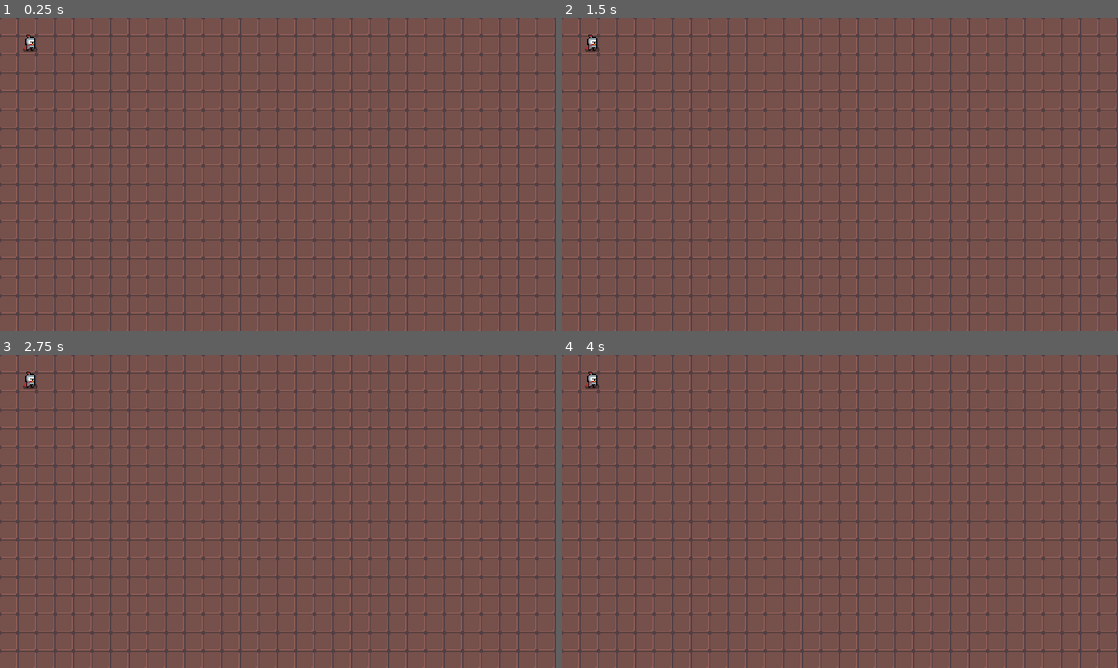
Above: before the commit, frames 1-4 (two rows, left to right).
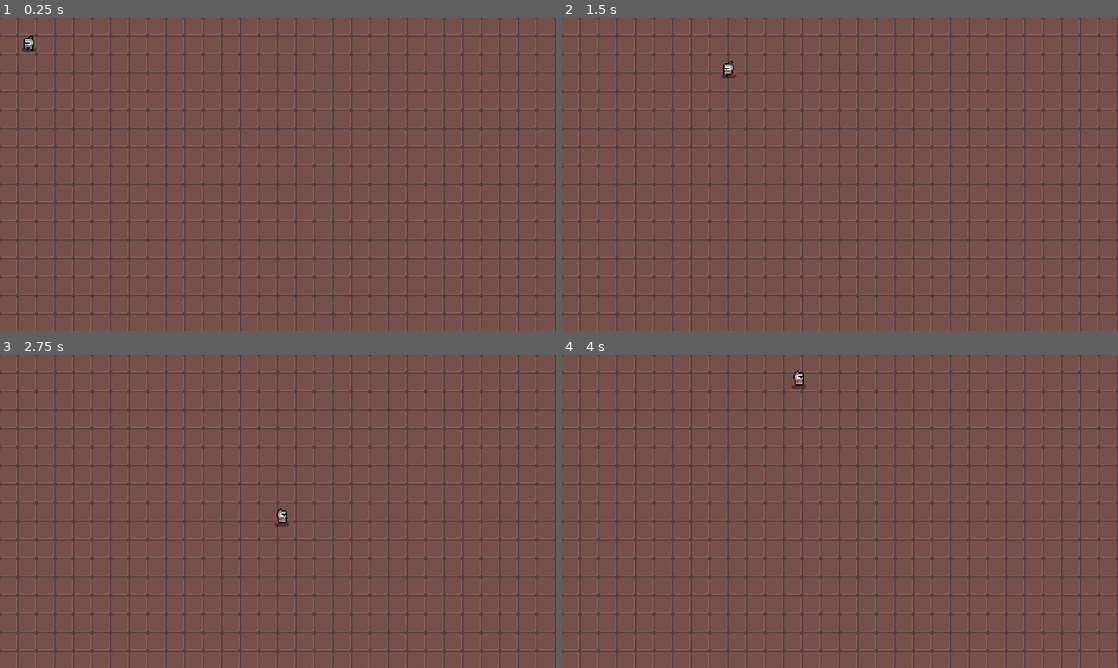
Above: after the commit, the same moments.

Repository: Lonelyguy123/First_game
Game: Godot game, scene res://Game.tscn
Same seed, same stepped clock (60 frames per second), same inputs: the game is played once before the commit and once after it.
Inputs (mouse positions are in pixels of both pictures, inside the frame that each line leads up to):
- Up to frame 1 (0.25 s): no input
- Up to frame 2 (1.5 s): move the mouse to (962, 158) at 0.52 s; hold Right (ui_right) 0.53-1.28 s; move the mouse to (728, 190) at 1.27 s; hold Down (ui_down) from 1.28 s (still down)
- Up to frame 3 (2.75 s): move the mouse to (333, 442) at 2.02 s; release Down (ui_down) at 2.03 s; hold Right (ui_right) from 2.03 s (still down)
- Up to frame 4 (4 s): move the mouse to (812, 574) at 2.77 s; release Right (ui_right) at 2.78 s; hold Up (ui_up) 2.78-3.53 s; move the mouse to (1006, 558) at 3.52 s; hold Left (ui_left) from 3.53 s (still down)

The runs differ from the first frame. In frame 1, less than 0.1% of the frame differs, in the area x 3-7%, y 5-11%; in frame 2, 0.2%; in frame 3, 0.2%, in the area x 4-52%, y 5-55%; in frame 4, 0.2%.
Error before the commit: Parse Error: Expected end of statement ("var"), got ':' instead. (res://Characters/FSM.gd:6)

Commit message:
Player can now move around the tile map

Diff:
--- a/Characters/FSM.gd
+++ b/Characters/FSM.gd
@@ -3,10 +3,10 @@
 
 var states: Dictionary = {}
 var previous_state: int = -1
-var state: int = -1: set = set_state
+var state: int = -1 setget set_state
 
-@onready var parent: Character = get_parent()
-@onready var animation_player: AnimationPlayer = parent.get_node("AnimationPlayer")
+onready var parent: Character = get_parent()
+onready var animation_player: AnimationPlayer = parent.get_node("AnimationPlayer")
 
 
 func _physics_process(delta: float) -> void:
--- a/Characters/Player/Player.gd
+++ b/Characters/Player/Player.gd
@@ -11,10 +11,10 @@
 func get_input() -> void:
 	mov_direction = Vector2.ZERO
 	if Input.is_action_pressed("ui_down"):
-		mov.direction += Vector2.DOWN
+		mov_direction += Vector2.DOWN
 	if Input.is_action_pressed("ui_left"):
-		mov.direction += Vector2.LEFT
+		mov_direction += Vector2.LEFT
 	if Input.is_action_pressed("ui_right"):
-		mov.direction += Vector2.RIGHT
+		mov_direction += Vector2.RIGHT
 	if Input.is_action_pressed("ui_up"):
-		mov.direction += Vector2.UP
+		mov_direction += Vector2.UP
--- a/project.godot
+++ b/project.godot
@@ -40,6 +40,20 @@
 window/stretch/mode="2d"
 window/stretch/aspect="keep"
 
+[input]
+
+ui_attack={
+"deadzone": 0.5,
+"events": [ Object(InputEventMouseButton,"resource_local_to_scene":false,"resource_name":"","device":0,"alt":false,"shift":false,"control":false,"meta":false,"command":false,"button_mask":0,"position":Vector2( 0, 0 ),"global_position":Vector2( 0, 0 ),"factor":1.0,"button_index":2,"pressed":false,"doubleclick":false,"script":null)
+ ]
+}
+
+[layer_names]
+
+2d_physics/layer_1="World"
+2d_physics/layer_2="Player"
+2d_physics/layer_3="Enemy"
+
 [physics]
 
 common/enable_pause_aware_picking=true
